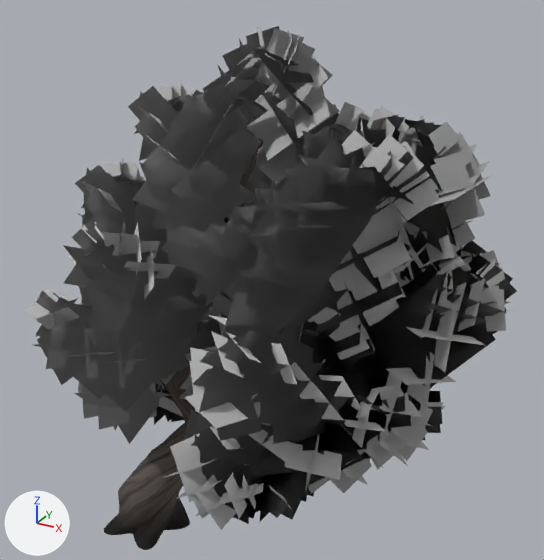
Two versions of the glTF model assets/nature/TwistedTree_1.gltf, one commit apart.
One viewpoint serves both versions: a 50 mm lens placed at (14.13, -16.47, 18.37), pointed at (4.29, 1.42, 9.42). Lighting does not change. The marker at lower left points along +X, +Y and +Z. The picture after the commit comes second. Vertices at exactly the same position are counted once.

The older version as bpy lines, for what is in view:
```python
me_tree_038 = bpy.data.meshes.new('tree.038')
me_tree_038.from_pydata(...)  # 8495 vertices, 9564 faces; spans x -2.2..11.3, y -4.8..6.7, z -0.2..16.5
# faces by material slot: [7212, 2352]
me_tree_038.materials.append(mat_bark_twistedtree)
me_tree_038.materials.append(mat_leaves_twistedtree)  # its picture is missing
ob_twistedtree_1 = bpy.data.objects.new('TwistedTree_1', me_tree_038)
ob_twistedtree_1.location = (0.0, 0.0, 0.0)
```
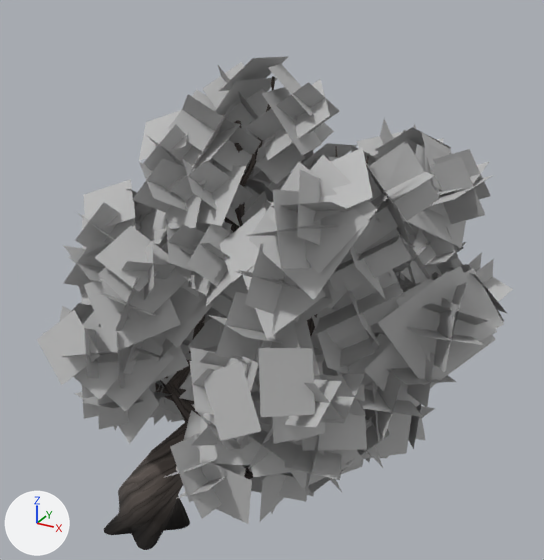
Boxes (x1, y1, x2, y2) around the edits, measured in the pictures (544 x 560 px):
'TwistedTree_1', reshaped: before (25, 26, 517, 550); after (37, 57, 513, 550)
part 1 of me_tree_038, deleted: before (25, 26, 517, 530)
part 2 of me_tree_038, cut back (mostly hidden): before (107, 109, 451, 550); after (165, 76, 381, 479)

What the commit changed:
me_tree_038 is used by ob_twistedtree_1; location (0.0, 0.0, 0.0).
me_tree_038 had 8495 vertices, 9564 faces and spanned x -2.2..11.3, y -4.8..6.7, z -0.2..16.5.
me_tree_038 now has 3692 vertices, 3375 faces and spans x -2.2..11.0, y -4.3..6.6, z -0.2..15.8.
me_tree_038 part 1: 559 loose pieces with 2236 vertices, spanning x -2.1..11.3, y -4.8..6.7, z 2.8..16.5, are deleted.
me_tree_038 part 2: 106 vertices moved within x -0.6..8.9, y -3.3..4.2, z 3.8..15.2; 2567 vertices removed from x -1.3..9.9, y -3.4..5.4, z -0.2..15.3.
